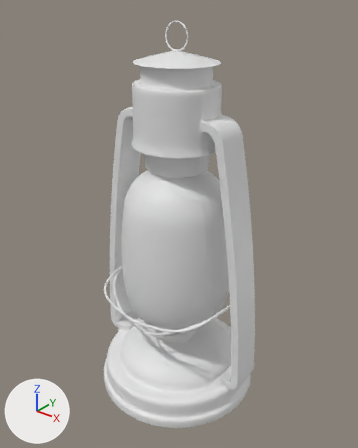
A saved change to the Blender file Unity/WatcherUnity/Assets/Blender Objects/Files/Lamp.blend.
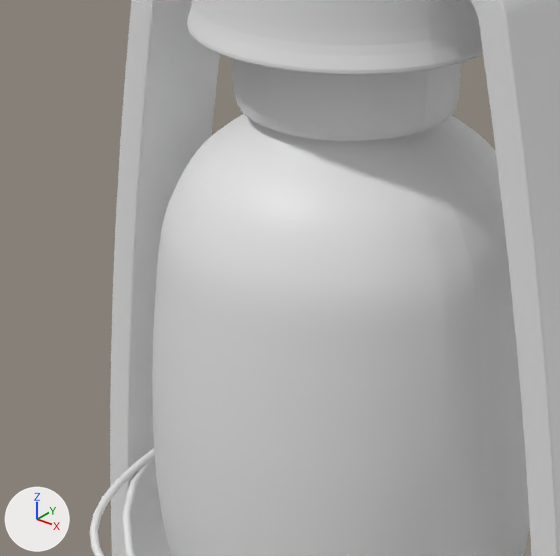
Each version appears first whole from a camera (50 mm lens) standing at (3.3, -4.08, 4.75) and looking at (0.02, 0.01, 2.21), and next in a close-up on the part from 22% to 66% of the width and 31% to 66% of the height. The lights are fixed; the arrows at lower left show +X, +Y and +Z. Materials are left out; every surface is plain grey.

Before the edit, the objects in view are built like this:
```python
me_cylinder = bpy.data.meshes.new('Cylinder')
me_cylinder.from_pydata(...)  # 3468 vertices, 3460 faces; spans x -1.07..1.07, y -1.0..1.0, z -1.0..3.42
# faces by material slot: [2668, 792]
me_cylinder.materials.append(mat_frame)
me_cylinder.materials.append(mat_lamp)
cu_beziercurve = bpy.data.curves.new('BezierCurve', 'CURVE')
cu_beziercurve.dimensions = '3D'
_sp = cu_beziercurve.splines.new('BEZIER'); _sp.bezier_points.add(2)
_sp.bezier_points.foreach_set('co', [-0.000766, 0.807, 0.436, -0.806, -0.00686, 0.558, 0.269, 0.0, 0.0])
_sp.bezier_points.foreach_set('handle_left', [0.702, 0.882, 0.436, -0.757, 0.637, 0.558, 0.269, -1.0, 0.0])
_sp.bezier_points.foreach_set('handle_right', [-0.704, 0.732, 0.436, -0.861, -0.712, 0.558, 0.269, 1.0, 0.0])
for _p, _l, _r in zip(_sp.bezier_points, ['ALIGNED', 'ALIGNED', 'ALIGNED'], ['ALIGNED', 'ALIGNED', 'ALIGNED']): _p.handle_left_type = _l; _p.handle_right_type = _r
_sp.order_u = 0
_sp.order_v = 0
cu_beziercurve.materials.append(mat_frame)
cu_beziercurve.use_path = True
cu_beziercurve.use_path_clamp = True
cu_beziercurve.bevel_depth = 0.015
cu_beziercurve.fill_mode = 'FULL'
cu_beziercurve.twist_smooth = 1.0
ob_beziercurve = bpy.data.objects.new('BezierCurve', cu_beziercurve)
ob_beziercurve.location = (0.0, 0.0, 0.855)
_m = ob_beziercurve.modifiers.new('Mirror', 'MIRROR')
_m.use_axis = (True, True, False)
_m.merge_threshold = 0.006
ob_cylinder = bpy.data.objects.new('Cylinder', me_cylinder)
ob_cylinder.location = (0.0, 0.0, 1.0)
_m = ob_cylinder.modifiers.new('Subdivision', 'SUBSURF')
_m.levels = 3
_m.render_levels = 4
```
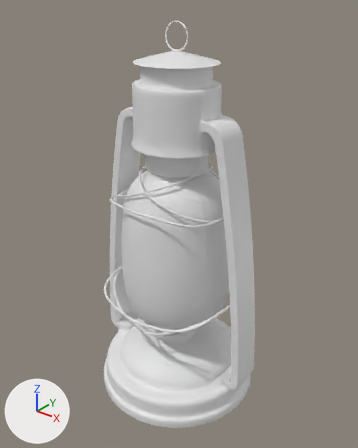
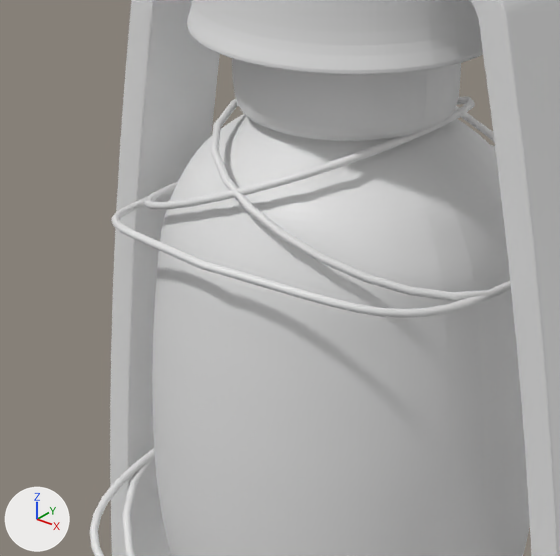
The change, as a list of edits to the scene's bpy script:
```text
Add cu_beziercurve_001:
    cu_beziercurve_001 = bpy.data.curves.new('BezierCurve.001', 'CURVE')
    cu_beziercurve_001.dimensions = '3D'
    _sp = cu_beziercurve_001.splines.new('BEZIER'); _sp.bezier_points.add(2)
    _sp.bezier_points.foreach_set('co', [-0.000766, 0.807, 0.436, -0.806, -0.00686, 0.558, 0.39, 0.0, 0.0627])
    _sp.bezier_points.foreach_set('handle_left', [0.702, 0.882, 0.436, -0.757, 0.637, 0.558, 0.39, -1.0, 0.0627])
    _sp.bezier_points.foreach_set('handle_right', [-0.704, 0.732, 0.436, -0.861, -0.712, 0.558, 0.39, 1.0, 0.0627])
    for _p, _l, _r in zip(_sp.bezier_points, ['ALIGNED', 'ALIGNED', 'ALIGNED'], ['ALIGNED', 'ALIGNED', 'ALIGNED']): _p.handle_left_type = _l; _p.handle_right_type = _r
    _sp.order_u = 0
    _sp.order_v = 0
    cu_beziercurve_001.use_path = True
    cu_beziercurve_001.use_path_clamp = True
    cu_beziercurve_001.bevel_depth = 0.015
    cu_beziercurve_001.fill_mode = 'FULL'
    cu_beziercurve_001.twist_smooth = 1.0
Add ob_beziercurve_001:
    ob_beziercurve_001 = bpy.data.objects.new('BezierCurve.001', cu_beziercurve_001)
    ob_beziercurve_001.location = (0.0, 0.0, 2.954)
    ob_beziercurve_001.rotation_euler = (-3.142, 0.0, 0.0)  # degrees (-180, 0, 0)
    ob_beziercurve_001.scale = (0.838, 0.838, 0.838)
    _m = ob_beziercurve_001.modifiers.new('Mirror', 'MIRROR')
    _m.use_axis = (True, True, False)
    _m.merge_threshold = 0.006
```

What differs and where, as boxes (x1, y1, x2, y2) in the close-ups (560 x 556 px):
'BezierCurve.001', added: after (111, 97, 511, 318)
